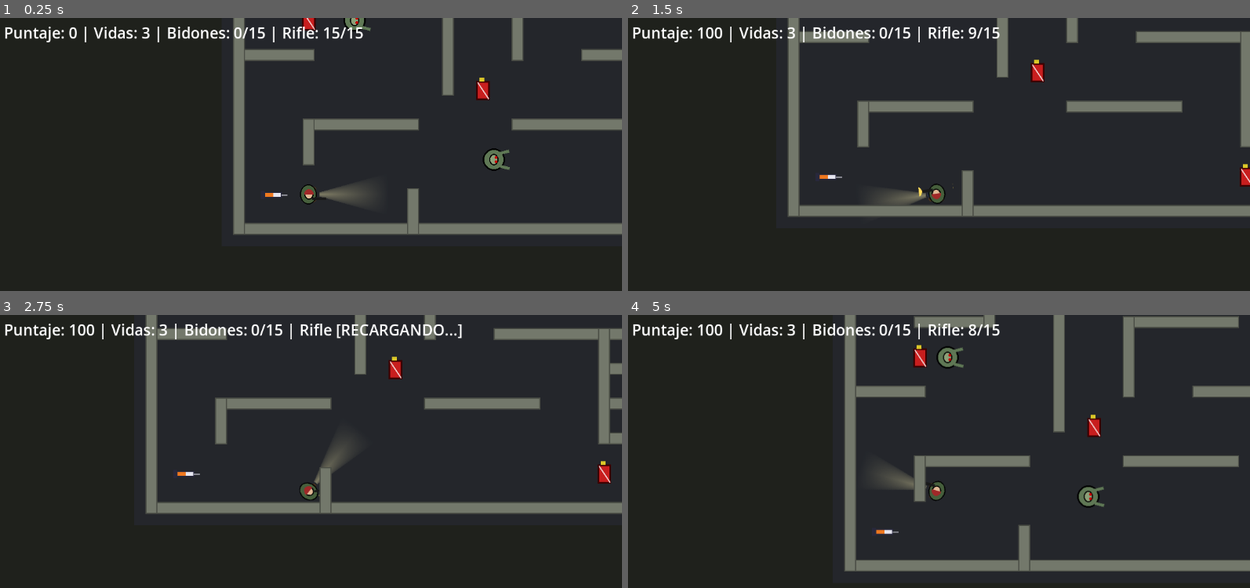
Above: before the commit, frames 1-4 (two rows, left to right).
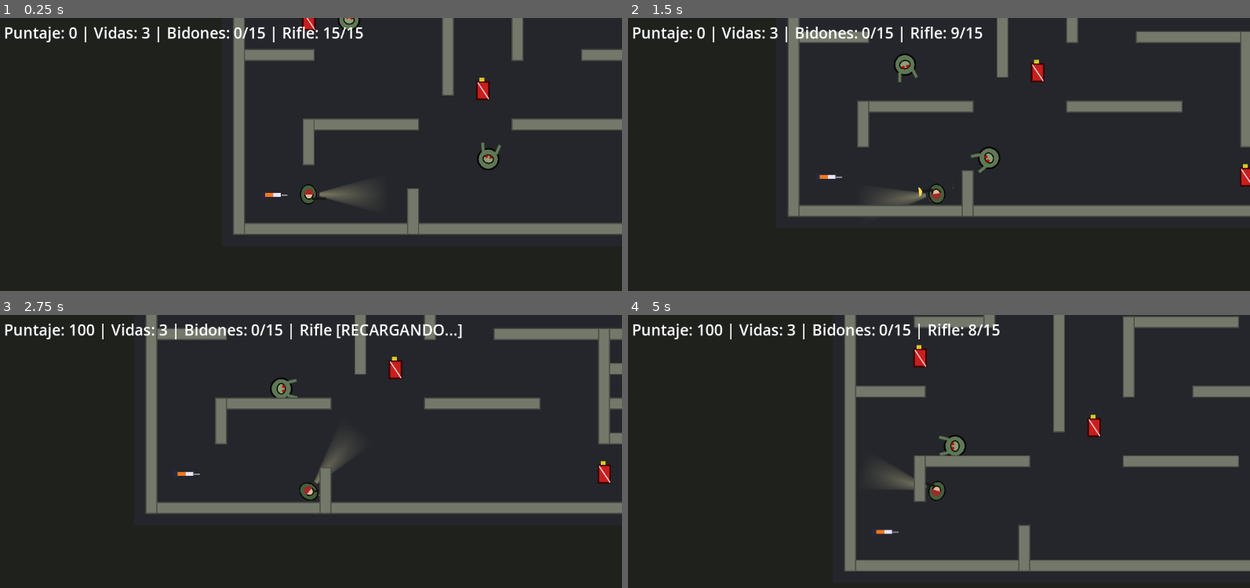
Above: after the commit, the same moments.

Repository: SofiaRubiano10/l-4d-lite
Game: Godot game, scene res://mundo.tscn
The game is run twice, just before and just after one commit, with the same random seed, the same clock (stepped at 60 frames per second) and the same inputs.
Inputs (mouse positions are in pixels of both pictures, inside the frame that each line leads up to):
- Up to frame 1 (0.25 s): no input
- Up to frame 2 (1.5 s): tap Enter at 0.5 s; move the mouse to (1075, 176) at 0.52 s; press the mouse at (1075, 176) at 0.53 s; hold D (move_right) 0.53-1.28 s; move the mouse to (808, 211) at 1.27 s; release the mouse at (808, 211) at 1.28 s; hold S (move_down) from 1.28 s (still down); click (808, 211) at 1.35 s
- Up to frame 3 (2.75 s): move the mouse to (373, 413) at 2.02 s; release S (move_down) at 2.03 s; press the mouse at (373, 413) at 2.03 s; hold D (move_right) from 2.03 s (still down); tap R (recargar) at 2.1 s
- Up to frame 4 (5 s): move the mouse to (907, 560) at 2.77 s; release D (move_right) at 2.78 s; release the mouse at (907, 560) at 2.78 s; hold W (move_up) 2.78-3.53 s; tap 1 at 2.85 s; click (907, 560) at 3.05 s; move the mouse to (1125, 544) at 3.52 s; press the mouse at (1125, 544) at 3.53 s; hold A (move_left) from 3.53 s (still down); tap 2 at 3.6 s; move the mouse to (746, 437) at 4.27 s; release the mouse at (746, 437) at 4.28 s; tap Q at 4.35 s; click (746, 437) at 4.55 s

The runs differ from the first frame. In frame 1, 0.5% of the frame differs, in the area x 54-82%, y 0-57%; in frame 2, 1.8%, in the area x 11-60%, y 3-57%; in frame 3, 0.2%; in frame 4, 0.7%.

Commit message:
Mejora de IA de npc
crea estados de patrulla, persecucion por vision o sonido y huida en infectados

Diff:
--- a/infectado.gd
+++ b/infectado.gd
@@ -1,39 +1,204 @@
 extends Area2D
+# Commit 3: Máquina de estados de IA para Infectados (Patrulla, Persecución por vista/oído, Regreso y Huida).
 
 signal toco_al_jugador(infectado)
 signal abatido(infectado)
 
 enum Eje { HORIZONTAL, VERTICAL }
-
-@export var speed: float = 80.0
-@export var distancia: float = 64.0
+enum Estado { PATRULLA, PERSECUCION, HUIDA, REGRESO }
+
+@export var speed: float = 82.0
+@export var speed_persecucion: float = 124.0
+@export var distancia: float = 96.0
+@export var rango_vision: float = 260.0
+@export var rango_oido: float = 330.0
 @export var eje: Eje = Eje.HORIZONTAL
 @export var max_hp: int = 3
 
+var estado_actual: Estado = Estado.PATRULLA
 var inicio: Vector2 = Vector2.ZERO
 var direccion: int = 1
 var hp: int = 3
 var abatido_estado: bool = false
+var modo_poder_activo: bool = false
 var color_base: Color = Color(1.0, 1.0, 1.0, 1.0)
+
+var ultima_pos_vista: Vector2 = Vector2.ZERO
+var tiempo_memoria: float = 0.0
+const RADIO_COLISION_MURO: float = 17.0
 
 
 func _ready():
 	inicio = position
+	ultima_pos_vista = position
 	hp = max_hp
 	body_entered.connect(_on_body_entered)
 
 
-func _physics_process(delta):
+func _physics_process(delta: float):
 	if abatido_estado or speed <= 0.0:
 		return
+
+	var jugador = _obtener_jugador()
+	_actualizar_estado_ia(jugador, delta)
+
+	match estado_actual:
+		Estado.HUIDA:
+			if jugador:
+				var dir_huida = (global_position - jugador.global_position).normalized()
+				_mover_con_deslizamiento(dir_huida, speed * 0.78, delta)
+		Estado.PERSECUCION:
+			var hacia_objetivo = ultima_pos_vista - global_position
+			if hacia_objetivo.length() > 6.0:
+				_mover_con_deslizamiento(hacia_objetivo.normalized(), speed_persecucion, delta)
+			else:
+				tiempo_memoria = 0.0
+		Estado.REGRESO:
+			var hacia_inicio = inicio - position
+			if hacia_inicio.length() > 6.0:
+				var movido = _mover_con_deslizamiento(hacia_inicio.normalized(), speed, delta)
+				# Si un muro le impide regresar en línea recta, vuelve a patrullar desde donde está
+				if not movido:
+					inicio = position
+					estado_actual = Estado.PATRULLA
+			else:
+				position = inicio
+				estado_actual = Estado.PATRULLA
+		Estado.PATRULLA:
+			_procesar_patrulla(delta)
+
+
+func _actualizar_estado_ia(jugador: Node2D, delta: float):
+	if not jugador or jugador.get("muriendo"):
+		tiempo_memoria = 0.0
+		estado_actual = Estado.REGRESO if position.distance_to(inicio) > 10.0 else Estado.PATRULLA
+		return
+
+	var dist_jugador = global_position.distance_to(jugador.global_position)
+
+	# 1. Si el jugador tiene adrenalina activa, los infectados cercanos huyen
+	if modo_poder_activo:
+		if dist_jugador < rango_vision * 0.95:
+			estado_actual = Estado.HUIDA
+			return
+		estado_actual = Estado.PATRULLA
+		return
+
+	# 2. Comprobar visión directa (si la linterna está apagada, el rango visual se reduce)
+	var linterna_encendida = true
+	if jugador.has_node("Torso/Linterna"):
+		linterna_encendida = jugador.get_node("Torso/Linterna").visible
+	var alcance_vista_actual = rango_vision if linterna_encendida else rango_vision * 0.58
+
+	if dist_jugador <= alcance_vista_actual and _tiene_linea_vision(jugador.global_position):
+		ultima_pos_vista = jugador.global_position
+		tiempo_memoria = 2.8
+		estado_actual = Estado.PERSECUCION
+		return
+
+	# 3. Mantener persecución hacia la última posición conocida mientras dure la memoria
+	if tiempo_memoria > 0.0:
+		tiempo_memoria = max(0.0, tiempo_memoria - delta)
+		estado_actual = Estado.PERSECUCION
+	else:
+		if position.distance_to(inicio) > 10.0:
+			estado_actual = Estado.REGRESO
+		else:
+			estado_actual = Estado.PATRULLA
+
+
+func _procesar_patrulla(delta: float):
+	var vec_dir = Vector2(direccion, 0) if eje == Eje.HORIZONTAL else Vector2(0, direccion)
+	var avance = vec_dir * speed * delta
+
+	var fuera_de_rango = false
 	if eje == Eje.HORIZONTAL:
-		position.x += speed * direccion * delta
-		if abs(position.x - inicio.x) >= distancia:
-			direccion = -1 if (position.x - inicio.x) > 0 else 1
-	else:
-		position.y += speed * direccion * delta
-		if abs(position.y - inicio.y) >= distancia:
-			direccion = -1 if (position.y - inicio.y) > 0 else 1
+		fuera_de_rango = abs((position.x + avance.x) - inicio.x) >= distancia
+	else:
+		fuera_de_rango = abs((position.y + avance.y) - inicio.y) >= distancia
+
+	if fuera_de_rango or _chocaria_con_muro(global_position + avance, vec_dir):
+		direccion *= -1
+	else:
+		position += avance
+		_rotar_sprite(vec_dir, delta)
+
+
+func _mover_con_deslizamiento(dir: Vector2, rapidez_mov: float, delta: float) -> bool:
+	if dir.length_squared() < 0.001:
+		return false
+
+	var paso = dir.normalized() * rapidez_mov * delta
+	# Intento 1: Movimiento completo en la dirección deseada
+	if not _chocaria_con_muro(global_position + paso, dir.normalized()):
+		position += paso
+		_rotar_sprite(dir, delta)
+		return true
+
+	# Intento 2: Deslizar horizontalmente si el paso diagonal chocó
+	var paso_x = Vector2(paso.x, 0.0)
+	if abs(paso.x) > 0.05 and not _chocaria_con_muro(global_position + paso_x, Vector2(sign(paso.x), 0.0)):
+		position += paso_x
+		_rotar_sprite(paso_x.normalized(), delta)
+		return true
+
+	# Intento 3: Deslizar verticalmente
+	var paso_y = Vector2(0.0, paso.y)
+	if abs(paso.y) > 0.05 and not _chocaria_con_muro(global_position + paso_y, Vector2(0.0, sign(paso.y))):
+		position += paso_y
+		_rotar_sprite(paso_y.normalized(), delta)
+		return true
+
+	return false
+
+
+func _chocaria_con_muro(pos_futura: Vector2, dir_unitaria: Vector2) -> bool:
+	var espacio = get_world_2d().direct_space_state
+	# Comprobamos frontal y laterales para no atravesar las paredes delgadas
+	var perpendicular = Vector2(-dir_unitaria.y, dir_unitaria.x) * (RADIO_COLISION_MURO * 0.65)
+	var puntos_prueba = [
+		pos_futura + dir_unitaria * RADIO_COLISION_MURO,
+		pos_futura + dir_unitaria * (RADIO_COLISION_MURO * 0.8) + perpendicular,
+		pos_futura + dir_unitaria * (RADIO_COLISION_MURO * 0.8) - perpendicular
+	]
+	for p in puntos_prueba:
+		var query = PhysicsRayQueryParameters2D.create(global_position, p)
+		query.collide_with_bodies = true
+		query.collide_with_areas = false
+		var res = espacio.intersect_ray(query)
+		if res and res.collider and res.collider.is_in_group("paredes"):
+			return true
+	return false
+
+
+func _tiene_linea_vision(objetivo: Vector2) -> bool:
+	var espacio = get_world_2d().direct_space_state
+	var query = PhysicsRayQueryParameters2D.create(global_position, objetivo)
+	query.collide_with_bodies = true
+	query.collide_with_areas = false
+	var res = espacio.intersect_ray(query)
+	if res and res.collider and res.collider.is_in_group("paredes"):
+		return false
+	return true
+
+
+func _rotar_sprite(dir: Vector2, delta: float):
+	if has_node("Sprite2D") and dir.length_squared() > 0.001:
+		$Sprite2D.rotation = lerp_angle($Sprite2D.rotation, dir.angle(), 11.0 * delta)
+
+
+func _obtener_jugador() -> Node2D:
+	var nodos = get_tree().get_nodes_in_group("jugador")
+	return nodos[0] if nodos.size() > 0 else null
+
+
+func escuchar_disparo(pos_disparo: Vector2):
+	if abatido_estado or modo_poder_activo:
+		return
+	if global_position.distance_to(pos_disparo) <= rango_oido:
+		ultima_pos_vista = pos_disparo
+		tiempo_memoria = 3.2
+		estado_actual = Estado.PERSECUCION
 
 
 func _on_body_entered(body):
@@ -48,14 +213,22 @@
 		return
 
 	hp -= cantidad
-	# Pequeño empuje por el impacto de la bala
-	position += dir_impacto * 6.0
+	# Empuje por el impacto de la bala (solo si no atraviesa un muro)
+	var empuje = dir_impacto * 6.0
+	if not _chocaria_con_muro(global_position + empuje, dir_impacto.normalized()):
+		position += empuje
+
+	# Al recibir un disparo, el infectado se alerta hacia donde vino el tiro
+	var jugador = _obtener_jugador()
+	if jugador and not modo_poder_activo:
+		ultima_pos_vista = jugador.global_position
+		tiempo_memoria = 3.5
+		estado_actual = Estado.PERSECUCION
 
 	if hp <= 0:
 		abatido.emit(self)
 		desactivar_temporalmente()
 	else:
-		# Parpadeo rojo de daño recibido
 		modulate = Color(1.0, 0.25, 0.25, 1.0)
 		await get_tree().create_timer(0.1).timeout
 		if not abatido_estado:
@@ -64,11 +237,12 @@
 
 func desactivar_temporalmente():
 	abatido_estado = true
+	tiempo_memoria = 0.0
+	estado_actual = Estado.PATRULLA
 	set_deferred("monitoring", false)
 	visible = false
 	position = inicio
 
-	# Reaparece en su punto inicial tras 4 segundos
 	await get_tree().create_timer(4.0).timeout
 	hp = max_hp
 	abatido_estado = false
@@ -78,6 +252,7 @@
 
 
 func cambiar_color_poder(activo: bool):
+	modo_poder_activo = activo
 	color_base = Color(0.3, 0.6, 1.0, 1.0) if activo else Color(1.0, 1.0, 1.0, 1.0)
 	if not abatido_estado:
 		modulate = color_base
@@ -86,3 +261,5 @@
 func volver_a_casa():
 	position = inicio
 	hp = max_hp
+	tiempo_memoria = 0.0
+	estado_actual = Estado.PATRULLA
--- a/jugador.gd
+++ b/jugador.gd
@@ -156,6 +156,11 @@
 	disparo.pitch_scale = 0.82 if arma_actual == TipoArma.ESCOPETA else 1.0
 	disparo.play()
 
+	# Alertar por sonido a los infectados cercanos al disparar
+	for enemigo in get_tree().get_nodes_in_group("enemigos"):
+		if enemigo.has_method("escuchar_disparo"):
+			enemigo.escuchar_disparo(global_position)
+
 	# Lanzar rayos por cada perdigón/bala del arma actual
 	var origen_arma = global_position + Vector2.RIGHT.rotated(torso.rotation) * 24.0
 	var perdigones: int = info["perdigones"]
